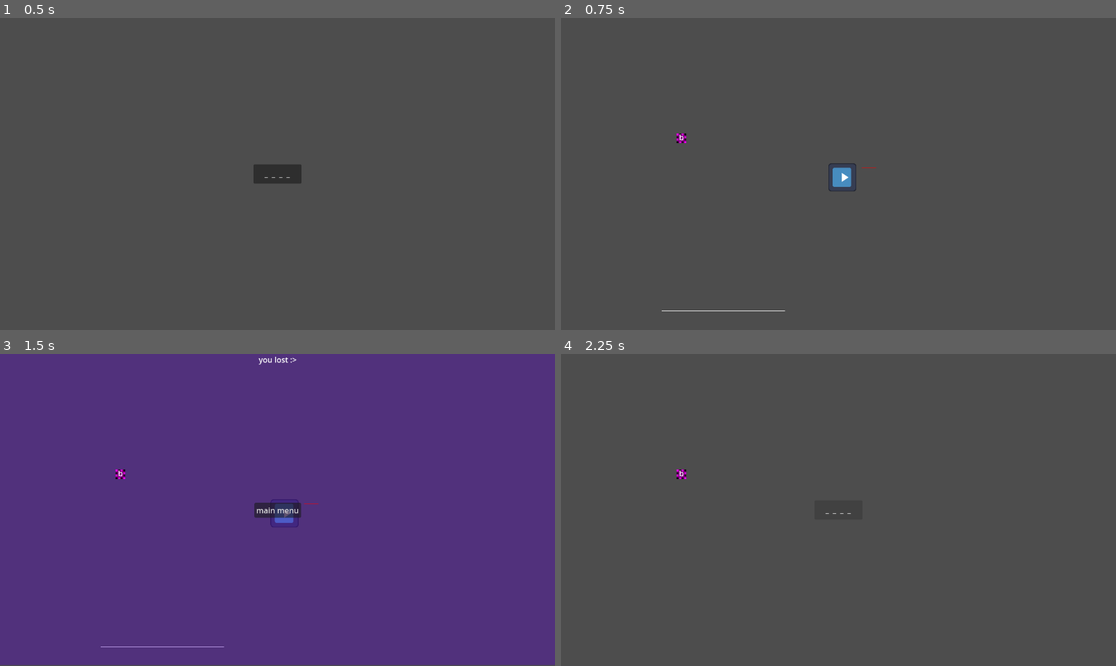
Above: before the commit, frames 1-4 (two rows, left to right).
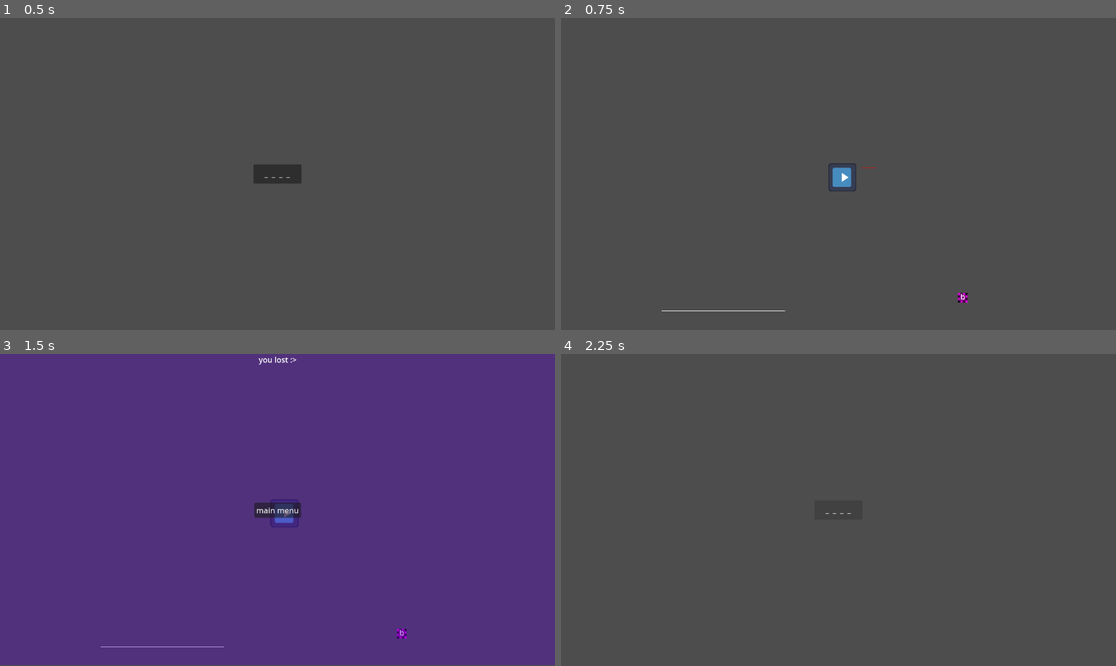
Above: after the commit, the same moments.

Repository: MagnusLucas/SpaceJam2025
Game: Godot game, scene res://UI/main_menu.tscn
Same seed, same stepped clock (60 frames per second), same inputs: the game is played once before the commit and once after it. The engine's default icon, where the game draws it, is replaced by a stand-in: a white triangle on a blue panel in a dark square.
Inputs (mouse positions are in pixels of both pictures, inside the frame that each line leads up to):
- Up to frame 1 (0.5 s): no input
- Up to frame 2 (0.75 s): click "_ _ _ _" at 0.5 s
- Up to frame 3 (1.5 s): tap Enter at 1.25 s; move the mouse to (399, 494) at 1.27 s; hold D (move_right) from 1.28 s (still down); tap L at 1.35 s; click (399, 494) at 1.42 s
- Up to frame 4 (2.25 s): release D (move_right) at 2 s; click "main menu" at 2 s

Frame 1 is identical in both runs. In frame 2, 0.1% of the frame differs, in the area x 20-74%, y 36-92%; in frame 3, 0.1%; in frame 4, less than 0.1%.

Commit message:
pauza, poczætek «ycia

Diff:
--- a/Game/Enemy/enemy.tscn
+++ b/Game/Enemy/enemy.tscn
@@ -7,7 +7,6 @@
 [sub_resource type="PlaceholderTexture2D" id="PlaceholderTexture2D_gra0s"]
 
 [node name="Enemy" type="CharacterBody2D" groups=["Enemy"]]
-z_index = 1
 script = ExtResource("1_gra0s")
 
 [node name="CollisionShape2D" type="CollisionShape2D" parent="."]
--- a/Game/Map/Map.gd
+++ b/Game/Map/Map.gd
@@ -20,14 +20,16 @@
 	return surrounding.has(local_to_map(player_position))
 
 func _ready() -> void:
-	$"../../LoseOverlay".hide()
+
 	position -= Vector2(-8, -7) #centering the center hex
 	player = Player.new_player()
 	add_child(player)
-	Waves.wave0()
+	$"../../LoseOverlay".hide()
+	$"Player/Node2D/TextureProgressBar".show()
+	wave0()
 	while get_tree().get_node_count_in_group("Enemy") != 0:
 		await get_tree().create_timer(0.2).timeout
-	Waves.wave1()
+	wave1()
 
 
 func add_terrain(terrain_name : String, info : Dictionary) -> void:
@@ -46,10 +48,114 @@
 	@warning_ignore("integer_division")
 	get_node("root/Game/TextureProgressBar").value = health / max_health * 100
 
-func _process(delta):
+func _process(_delta):
 	if Input.is_key_label_pressed(KEY_L):
 		lose()
 func lose():
 	get_tree().paused = true
+	$Player/Node2D/TextureProgressBar.hide()
 	$"../../LoseOverlay".show()
 	pass
+
+
+#--------------------------------------------------------------------------------------------------------
+#----------------------------------------waves part------------------------------------------------------
+#--------------------------------------------------------------------------------------------------------
+#funkcje pomagajæce robi¢ fale
+@warning_ignore("shadowed_global_identifier")
+func string_to_array(str):
+	var tab : Array
+	for i in str:
+		tab.append(i)
+	return tab
+
+#funkcja na pierwszy drop wavea, po to zeby nie bylo 5 razy b na start XD
+func first_drop(rand_let, loc1 : Vector2i, loc2 : Vector2i, time : int = 1 ):
+	var rand_let_par = rand_let.duplicate()
+	for i in range(len(rand_let_par)):
+		var let = rand_let_par.pick_random()
+		add_child(Enemy.new_enemy(let,loc1,loc2))
+		rand_let_par.erase(let)
+		await get_tree().create_timer(time).timeout
+
+func duplicates_check(string):
+	var p = ""
+	@warning_ignore("shadowed_global_identifier")
+	for char in string:
+		if char not in p:
+			p = p+char
+	return p
+
+func wave_dead():
+	while get_tree().get_node_count_in_group("Enemy") != 0:
+		await get_tree().create_timer(0.2).timeout
+
+#----------------
+#ACTUALLY WAVE
+#----------------
+#wave0 to bedzie turorial
+func wave0():
+	add_child(Enemy.new_enemy('b',Vector2i(250,250),Vector2i(250,250),10,false))
+	while get_tree().get_node_count_in_group("Enemy") != 0:
+		await get_tree().create_timer(0.2).timeout
+	add_child(Enemy.new_enemy('a',Vector2i(50,-20),Vector2i(1100,-10)))
+	while get_tree().get_node_count_in_group("Enemy") != 0:
+		await get_tree().create_timer(0.2).timeout
+	add_child(Enemy.new_enemy('s',Vector2i(50,-20),Vector2i(1100,-10)))
+	while get_tree().get_node_count_in_group("Enemy") != 0:
+		await get_tree().create_timer(0.2).timeout
+	add_child(Enemy.new_enemy('e',Vector2i(50,-20),Vector2i(1100,-10)))
+	while get_tree().get_node_count_in_group("Enemy") != 0:
+		await get_tree().create_timer(0.2).timeout
+
+func wave1():
+	var rand_let = ['b','a','s','e']
+	first_drop(rand_let,Vector2i(50,-20),Vector2i(1100,-10),2)
+	for i in range(20):
+		add_child(Enemy.new_enemy(rand_let.pick_random(),Vector2i(50,-20),Vector2i(1100,-10),50))
+		await get_tree().create_timer(1).timeout
+
+
+func wave2():
+	var rand_word = 'placeholder' #tu kiedyß bedzie czytac z listy slow destruktywnych
+	var rand_let = string_to_array(rand_word)
+	first_drop(rand_let,Vector2i(50,-20),Vector2i(1100,-10),2)
+	for i in range(4):
+		add_child(Enemy.new_enemy(rand_let.pick_random(),Vector2i(50,-20),Vector2i(1100,-10)))
+		await get_tree().create_timer(1).timeout
+
+func wave6():
+	var rand_let : Array
+	for i in range(2):
+		var rand_word = 'placeholder' #tu kiedyß bedzie czytac z listy slow destruktywnych
+		rand_let = rand_let + string_to_array(rand_word)
+	first_drop(rand_let,Vector2i(50,-20),Vector2i(1100,-10),2)
+	for i in range(4):
+		add_child(Enemy.new_enemy(rand_let.pick_random(),Vector2i(50,-20),Vector2i(1100,-10)))
+		await get_tree().create_timer(1).timeout
+
+func wave11():
+	var rand_let : Array
+	for i in range(3):
+		var rand_word = 'placeholder' #tu kiedyß bedzie czytac z listy slow destruktywnych
+		rand_let = rand_let + string_to_array(rand_word)
+	while len(rand_let) < 10:
+		var rand_word = 'placeholder' #tu kiedyß bedzie czytac z listy slow destruktywnych
+		rand_let = rand_let + string_to_array(rand_word)
+	first_drop(rand_let,Vector2i(50,-20),Vector2i(1100,-10),2)
+	#for i in range(4):
+		#add_child(Enemy.new_enemy(rand_let.pick_random(),Vector2i(50,-20),Vector2i(1100,-10)))
+		#await get_tree().create_timer(1).timeout
+
+func expo_wave(lvl : int, loc1 : Vector2i, loc2 : Vector2i):
+	var rand_let : Array
+	for i in range(lvl):
+		var rand_word = 'placeholder' #tu kiedyß bedzie czytac z listy slow destruktywnych
+		rand_let = rand_let + string_to_array(rand_word)
+	while len(rand_let) < lvl*5:
+		var rand_word = 'placeholder' #tu kiedyß bedzie czytac z listy slow destruktywnych
+		rand_let = rand_let + string_to_array(rand_word)
+	first_drop(rand_let,loc1,loc2,2)
+	for i in range(lvl*5):
+		add_child(Enemy.new_enemy(rand_let.pick_random(),loc1,loc2))
+		await get_tree().create_timer(1).timeout
--- a/Game/Objects/Terrain.gd
+++ b/Game/Objects/Terrain.gd
@@ -42,6 +42,8 @@
 	if body is Enemy and effect == EffectType.SLOW:
 		body.velocity *= .1
 	elif body is Enemy and effect == EffectType.KILL:
+		if body.name == "baza":
+			pass
 		body.queue_free()
 
 
--- a/Game/Waves.gd
+++ /dev/null
@@ -1,99 +0,0 @@
-extends Node
-#funkcje pomagajæce robi¢ fale
-@warning_ignore("shadowed_global_identifier")
-func string_to_array(str):
-	var tab : Array
-	for i in str:
-		tab.append(i)
-	return tab
-
-#funkcja na pierwszy drop wavea, po to zeby nie bylo 5 razy b na start XD
-func first_drop(rand_let, loc1 : Vector2i, loc2 : Vector2i, time : int = 1 ):
-	var rand_let_par = rand_let.duplicate()
-	for i in range(len(rand_let_par)):
-		var let = rand_let_par.pick_random()
-		add_child(Enemy.new_enemy(let,loc1,loc2))
-		rand_let_par.erase(let)
-		await get_tree().create_timer(time).timeout
-
-func duplicates_check(string):
-	var p = ""
-	@warning_ignore("shadowed_global_identifier")
-	for char in string:
-		if char not in p:
-			p = p+char
-	return p
-
-func wave_dead():
-	while get_tree().get_node_count_in_group("Enemy") != 0:
-		await get_tree().create_timer(0.2).timeout
-
-#----------------
-#ACTUALLY WAVE
-#----------------
-#wave0 to bedzie turorial
-func wave0():
-	add_child(Enemy.new_enemy('b',Vector2i(250,250),Vector2i(250,250),10,false))
-	while get_tree().get_node_count_in_group("Enemy") != 0:
-		await get_tree().create_timer(0.2).timeout
-	add_child(Enemy.new_enemy('a',Vector2i(50,-20),Vector2i(1100,-10)))
-	while get_tree().get_node_count_in_group("Enemy") != 0:
-		await get_tree().create_timer(0.2).timeout
-	add_child(Enemy.new_enemy('s',Vector2i(50,-20),Vector2i(1100,-10)))
-	while get_tree().get_node_count_in_group("Enemy") != 0:
-		await get_tree().create_timer(0.2).timeout
-	add_child(Enemy.new_enemy('e',Vector2i(50,-20),Vector2i(1100,-10)))
-	while get_tree().get_node_count_in_group("Enemy") != 0:
-		await get_tree().create_timer(0.2).timeout
-
-func wave1():
-	var rand_let = ['b','a','s','e']
-	first_drop(rand_let,Vector2i(50,-20),Vector2i(1100,-10),2)
-	for i in range(20):
-		add_child(Enemy.new_enemy(rand_let.pick_random(),Vector2i(50,-20),Vector2i(1100,-10),50))
-		await get_tree().create_timer(1).timeout
-
-
-func wave2():
-	var rand_word = 'placeholder' #tu kiedyß bedzie czytac z listy slow destruktywnych
-	var rand_let = string_to_array(rand_word)
-	first_drop(rand_let,Vector2i(50,-20),Vector2i(1100,-10),2)
-	for i in range(4):
-		add_child(Enemy.new_enemy(rand_let.pick_random(),Vector2i(50,-20),Vector2i(1100,-10)))
-		await get_tree().create_timer(1).timeout
-
-func wave6():
-	var rand_let : Array
-	for i in range(2):
-		var rand_word = 'placeholder' #tu kiedyß bedzie czytac z listy slow destruktywnych
-		rand_let = rand_let + string_to_array(rand_word)
-	first_drop(rand_let,Vector2i(50,-20),Vector2i(1100,-10),2)
-	for i in range(4):
-		add_child(Enemy.new_enemy(rand_let.pick_random(),Vector2i(50,-20),Vector2i(1100,-10)))
-		await get_tree().create_timer(1).timeout
-
-func wave11():
-	var rand_let : Array
-	for i in range(3):
-		var rand_word = 'placeholder' #tu kiedyß bedzie czytac z listy slow destruktywnych
-		rand_let = rand_let + string_to_array(rand_word)
-	while len(rand_let) < 10:
-		var rand_word = 'placeholder' #tu kiedyß bedzie czytac z listy slow destruktywnych
-		rand_let = rand_let + string_to_array(rand_word)
-	first_drop(rand_let,Vector2i(50,-20),Vector2i(1100,-10),2)
-	#for i in range(4):
-		#add_child(Enemy.new_enemy(rand_let.pick_random(),Vector2i(50,-20),Vector2i(1100,-10)))
-		#await get_tree().create_timer(1).timeout
-
-func expo_wave(lvl : int, loc1 : Vector2i, loc2 : Vector2i):
-	var rand_let : Array
-	for i in range(lvl):
-		var rand_word = 'placeholder' #tu kiedyß bedzie czytac z listy slow destruktywnych
-		rand_let = rand_let + string_to_array(rand_word)
-	while len(rand_let) < lvl*5:
-		var rand_word = 'placeholder' #tu kiedyß bedzie czytac z listy slow destruktywnych
-		rand_let = rand_let + string_to_array(rand_word)
-	first_drop(rand_let,loc1,loc2,2)
-	for i in range(lvl*5):
-		add_child(Enemy.new_enemy(rand_let.pick_random(),loc1,loc2))
-		await get_tree().create_timer(1).timeout
--- a/Game/game.tscn
+++ b/Game/game.tscn
@@ -1,8 +1,9 @@
-[gd_scene load_steps=8 format=3 uid="uid://3jn04s0a6b4a"]
+[gd_scene load_steps=9 format=3 uid="uid://3jn04s0a6b4a"]
 
 [ext_resource type="PackedScene" uid="uid://dyxkxqw5yb028" path="res://Game/Map/map.tscn" id="1_bk3v5"]
 [ext_resource type="PackedScene" uid="uid://o5sjtvexucuj" path="res://UI/in_game.tscn" id="2_1r4le"]
 [ext_resource type="PackedScene" uid="uid://b45w60mgs3oiy" path="res://UI/lose_overlay.tscn" id="3_7raqb"]
+[ext_resource type="PackedScene" uid="uid://conebkyfc4v3e" path="res://UI/pause_overlay.tscn" id="4_jcm6v"]
 
 [sub_resource type="Gradient" id="Gradient_1r4le"]
 colors = PackedColorArray(1, 1, 1, 1, 1, 1, 1, 1)
@@ -55,3 +56,7 @@
 texture_progress = SubResource("GradientTexture1D_fwxkx")
 
 [node name="LoseOverlay" parent="." instance=ExtResource("3_7raqb")]
+layout_mode = 1
+
+[node name="PauseOverlay" parent="." instance=ExtResource("4_jcm6v")]
+layout_mode = 1
--- a/UI/in_game.gd
+++ b/UI/in_game.gd
@@ -4,6 +4,9 @@
 
 func _ready() -> void:
 	load_data()
+	$"../PauseOverlay".hide()
+	$"../Control/Map/Player/Node2D/TextureProgressBar".show()
+	get_tree().paused = false
 
 func load_data() -> void:
 	var file = FileAccess.open("res://Game/GameData.json", FileAccess.READ)
@@ -24,3 +27,18 @@
 		if key == $Label.text:
 			get_node("/root/Game/Control/Map").add_terrain(key, data[key])
 			$Label.text = ""
+
+
+
+#func _on_gui_input(event: InputEvent) -> void:
+	#print('fggdf')
+	#if event.is_action("pause"):
+		#get_tree().paused = true
+		#$"../../LoseOverlay".show()
+		#pass
+func _unhandled_input(event : InputEvent) -> void:
+	if event is InputEventKey:
+		if event.pressed and event.keycode == KEY_ESCAPE:
+			get_tree().paused = true
+			$"../PauseOverlay".show()
+			$"../Control/Map/Player/Node2D/TextureProgressBar".hide()
--- a/UI/in_game.tscn
+++ b/UI/in_game.tscn
@@ -20,3 +20,5 @@
 offset_right = 2.5
 offset_bottom = 23.0
 grow_horizontal = 2
+
+[connection signal="gui_input" from="." to="." method="_on_gui_input"]
--- a/UI/lose_overlay.gd
+++ b/UI/lose_overlay.gd
@@ -1,5 +1,4 @@
 extends Node
 
 func _on_button_pressed() -> void:
-	print('zxchj')
 	get_tree().change_scene_to_file("res://UI/main_menu.tscn")
--- a/UI/lose_overlay.tscn
+++ b/UI/lose_overlay.tscn
@@ -14,6 +14,7 @@
 script = ExtResource("1_uxc6y")
 
 [node name="ColorRect" type="ColorRect" parent="."]
+layout_mode = 0
 offset_right = 1153.0
 offset_bottom = 646.0
 color = Color(0.345098, 0, 0.827451, 0.352941)
--- a/UI/main_menu.gd
+++ b/UI/main_menu.gd
@@ -2,4 +2,5 @@
 
 
 func _on_play_pressed() -> void:
+	get_tree().paused = false
 	get_tree().change_scene_to_file("res://Game/game.tscn")
--- a/UI/main_menu.tscn
+++ b/UI/main_menu.tscn
@@ -18,6 +18,7 @@
 script = ExtResource("1_p8ccj")
 
 [node name="Play" type="Button" parent="."]
+process_mode = 3
 layout_mode = 1
 anchors_preset = 15
 anchor_right = 1.0
--- /dev/null
+++ b/UI/pause_overlay.gd
@@ -0,0 +1,6 @@
+extends Control
+func _on_button_pressed() -> void:
+	get_tree().paused = false
+	get_tree().change_scene_to_file("res://Game/game.tscn")
+func _on_button_2_pressed() -> void:
+	get_tree().change_scene_to_file("res://UI/main_menu.tscn")
--- /dev/null
+++ b/UI/pause_overlay.tscn
@@ -0,0 +1,56 @@
+[gd_scene load_steps=2 format=3 uid="uid://conebkyfc4v3e"]
+
+[ext_resource type="Script" uid="uid://cauhyaj601si7" path="res://UI/pause_overlay.gd" id="1_3iowa"]
+
+[node name="PauseOverlay" type="Control"]
+layout_mode = 3
+anchors_preset = 15
+anchor_right = 1.0
+anchor_bottom = 1.0
+grow_horizontal = 2
+grow_vertical = 2
+script = ExtResource("1_3iowa")
+
+[node name="ColorRect" type="ColorRect" parent="."]
+layout_mode = 1
+anchors_preset = 15
+anchor_right = 1.0
+anchor_bottom = 1.0
+grow_horizontal = 2
+grow_vertical = 2
+color = Color(0.419608, 0.470588, 1, 1)
+
+[node name="Label" type="Label" parent="."]
+layout_mode = 1
+anchors_preset = 5
+anchor_left = 0.5
+anchor_right = 0.5
+offset_left = -20.0
+offset_right = 20.0
+offset_bottom = 23.0
+grow_horizontal = 2
+text = "zapauzowane uwu"
+
+[node name="VBoxContainer" type="VBoxContainer" parent="."]
+layout_mode = 1
+anchors_preset = 14
+anchor_top = 0.5
+anchor_right = 1.0
+anchor_bottom = 0.5
+offset_top = -10.0
+offset_bottom = 10.0
+grow_horizontal = 2
+grow_vertical = 2
+
+[node name="Button" type="Button" parent="VBoxContainer"]
+process_mode = 2
+layout_mode = 2
+text = "continue"
+
+[node name="Button2" type="Button" parent="VBoxContainer"]
+process_mode = 2
+layout_mode = 2
+text = "menu"
+
+[connection signal="pressed" from="VBoxContainer/Button" to="." method="_on_button_pressed"]
+[connection signal="pressed" from="VBoxContainer/Button2" to="." method="_on_button_2_pressed"]
--- a/project.godot
+++ b/project.godot
@@ -14,10 +14,6 @@
 run/main_scene="uid://e65dve6de0un"
 config/features=PackedStringArray("4.4", "GL Compatibility")
 config/icon="res://icon.svg"
-
-[autoload]
-
-Waves="*res://Game/Waves.gd"
 
 [input]
 
@@ -51,6 +47,11 @@
 "events": [Object(InputEventKey,"resource_local_to_scene":false,"resource_name":"","device":-1,"window_id":0,"alt_press …(192 unchanged characters)…
 ]
 }
+pause={
+"deadzone": 0.2,
+"events": [Object(InputEventKey,"resource_local_to_scene":false,"resource_name":"","device":-1,"window_id":0,"alt_pressed":false,"shift_pressed":false,"ctrl_pressed":false,"meta_pressed":false,"pressed":false,"keycode":0,"physical_keycode":4194305,"key_label":0,"unicode":0,"location":0,"echo":false,"script":null)
+]
+}
 
 [rendering]
 
Not shown, removed: Game/Waves.gd.uid
Not shown, added: UI/pause_overlay.gd.uid
